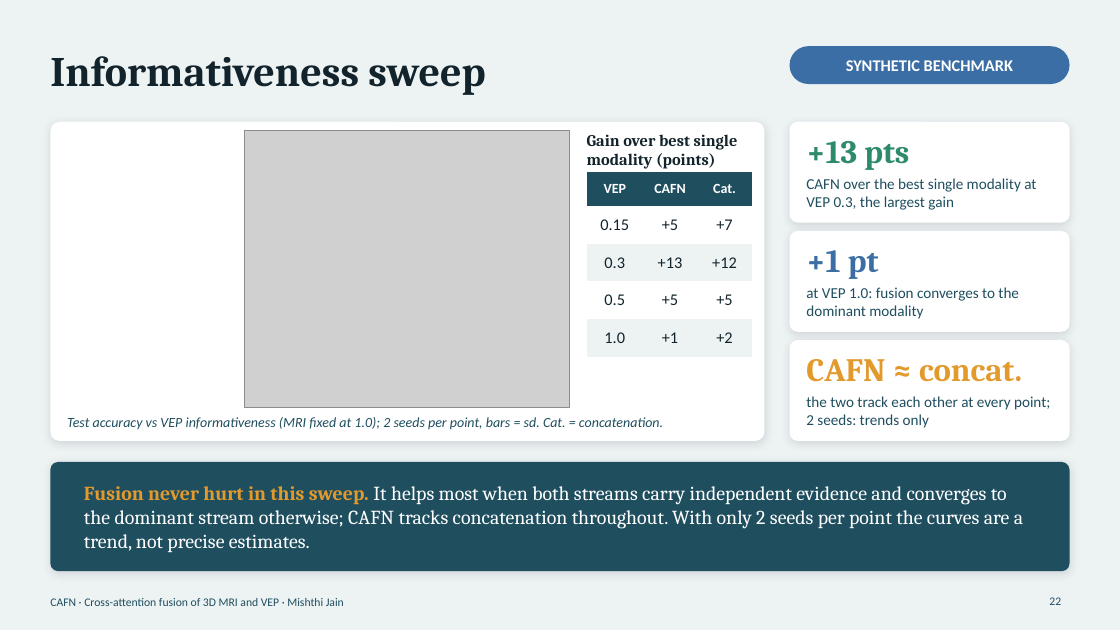
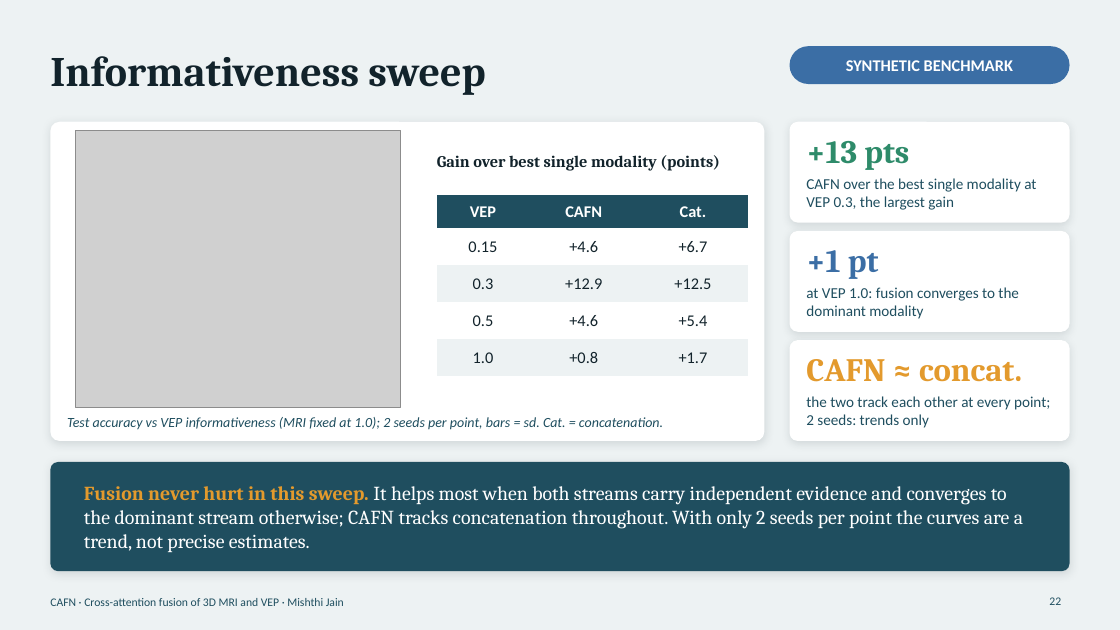
Before and after one commit to AmanSwar/NeuroImaging, a slide deck: slide 22 of docs/NeuroImaging_CAFN_Presentation.pptx. Drawn at 1120x630 pixels with LibreOffice and Linux fonts; fonts in the diff are those of the drawing; grey boxes stand for pictures. Boxes give left, top, right and bottom in pixels: in the first picture for what was removed or moved away, otherwise in the second. Text is boxed around its words. In the diff, an @@ line names an element or a change of style, - is before the commit and + after.

```diff
--- a/docs/NeuroImaging_CAFN_Presentation.pptx
+++ b/docs/NeuroImaging_CAFN_Presentation.pptx
@@ picture: place and size @@
-picture at (245,130,571,408)
+picture at (76,130,401,408)
@@ text "Gain over best single modality ..." rewrapped from (587,134,738,169) to (437,155,720,171) @@
@@ table at (437,195,748,380) @@
-row 2, column 2: +5
+row 2, column 2: +4.6
-row 2, column 3: +7
+row 2, column 3: +6.7
-row 3, column 2: +13
+row 3, column 2: +12.9
-row 3, column 3: +12
+row 3, column 3: +12.5
-row 4, column 2: +5
+row 4, column 2: +4.6
-row 4, column 3: +5
+row 4, column 3: +5.4
-row 5, column 2: +1
+row 5, column 2: +0.8
-row 5, column 3: +2
+row 5, column 3: +1.7
@@ size 12 to 14 pt in "VEP", "CAFN", "Cat." @@
@@ table: place and size @@
-table at (586,172,752,357)
+table at (437,195,748,380)
```
Also in this commit, not shown: 16 other slides changed, 18 other files.
